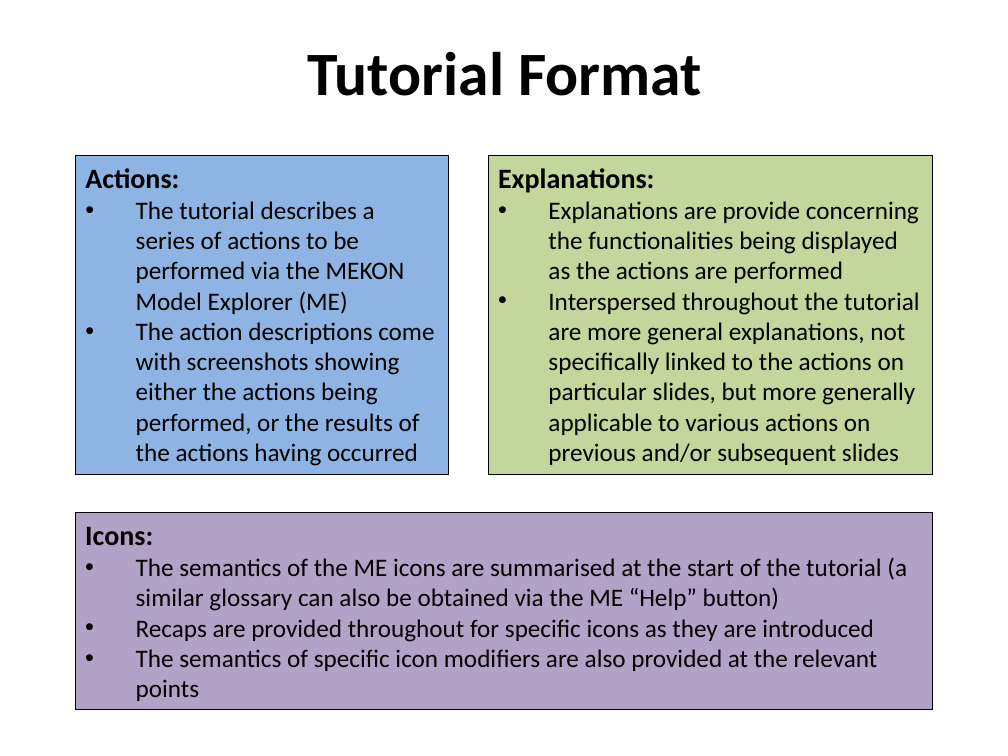
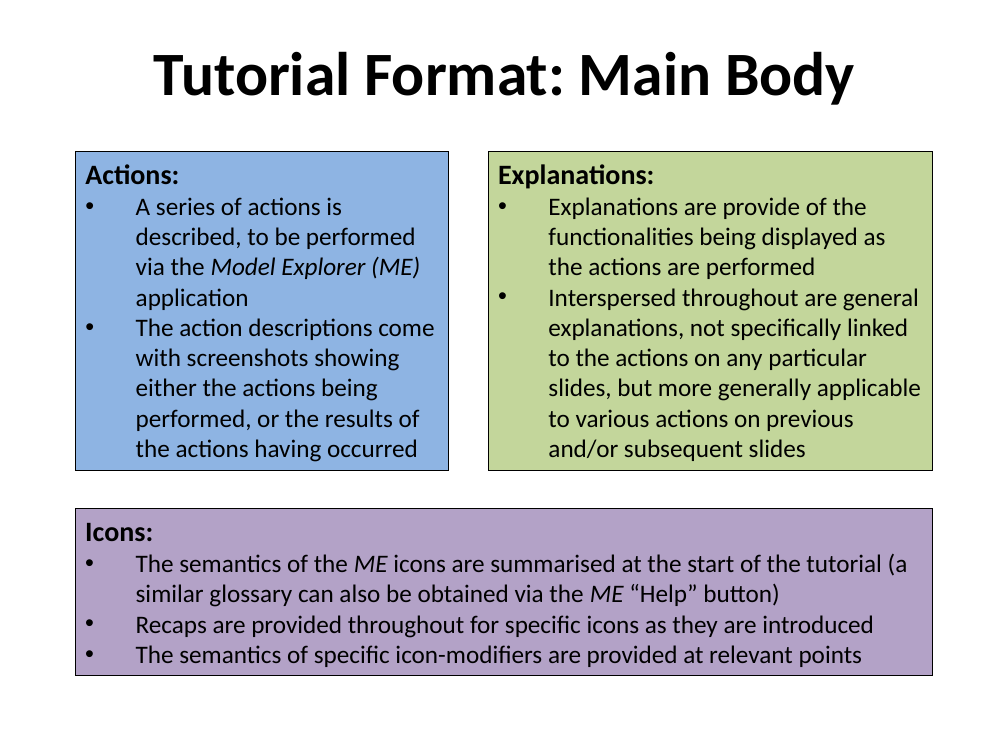
Before and after one commit to colin-puleston/mekon-hobo, a slide deck: slide 6 of docs/MEKON-HOBO Introductory Tutorial.pptx (slide 5 before the commit). Drawn at 1008x756 pixels with LibreOffice and Linux fonts; fonts in the diff are those of the drawing. Boxes give left, top, right and bottom in pixels: in the first picture for what was removed or moved away, otherwise in the second. Text is boxed around its words. In the diff, an @@ line names an element or a change of style, - is before the commit and + after.

```diff
--- a/docs/MEKON-HOBO Introductory Tutorial.pptx
+++ b/docs/MEKON-HOBO Introductory Tutorial.pptx
@@ text at (154, 51, 855, 105): text changed @@
-Tutorial Format
+Tutorial Format: Main Body
@@ rectangle "Actions:": place and size @@
-rectangle "Actions:" at (76, 156, 449, 475)
+rectangle "Actions:" at (76, 152, 449, 471)
@@ rectangle "Explanations:": place and size @@
-rectangle "Explanations:" at (488, 156, 932, 475)
+rectangle "Explanations:" at (488, 152, 932, 471)
@@ text in rectangle at (136, 197, 420, 310): text changed @@
-• The tutorial describes a series of actions to be performed via the MEKON Model Explorer (ME)
+• A series of actions is described, to be performed via the Model Explorer (ME) application
@@ text in rectangle at (548, 197, 921, 461): text changed @@
-• Explanations are provide concerning the functionalities being displayed as the actions are performed
-• Interspersed throughout the tutorial are more general explanations, not specifically linked to the actions on particular slides, but more generally applicable to various actions on previous and/or subsequent slides
+• Explanations are provide of the functionalities being displayed as the actions are performed
+• Interspersed throughout are general explanations, not specifically linked to the actions on any particular slides, but more generally applicable to various actions on previous and/or subsequent slides
@@ rectangle "Icons:": place and size @@
-rectangle "Icons:" at (76, 513, 932, 710)
+rectangle "Icons:" at (76, 509, 932, 675)
@@ text in rectangle at (136, 554, 908, 607): italic on in "ME ME" @@
@@ text in rectangle at (136, 645, 863, 667): text changed @@
-• The semantics of specific icon modifiers are also provided at the relevant points
+• The semantics of specific icon-modifiers are provided at relevant points
```
Also in this commit, not shown: 15 other slides changed, 7 slides added.
